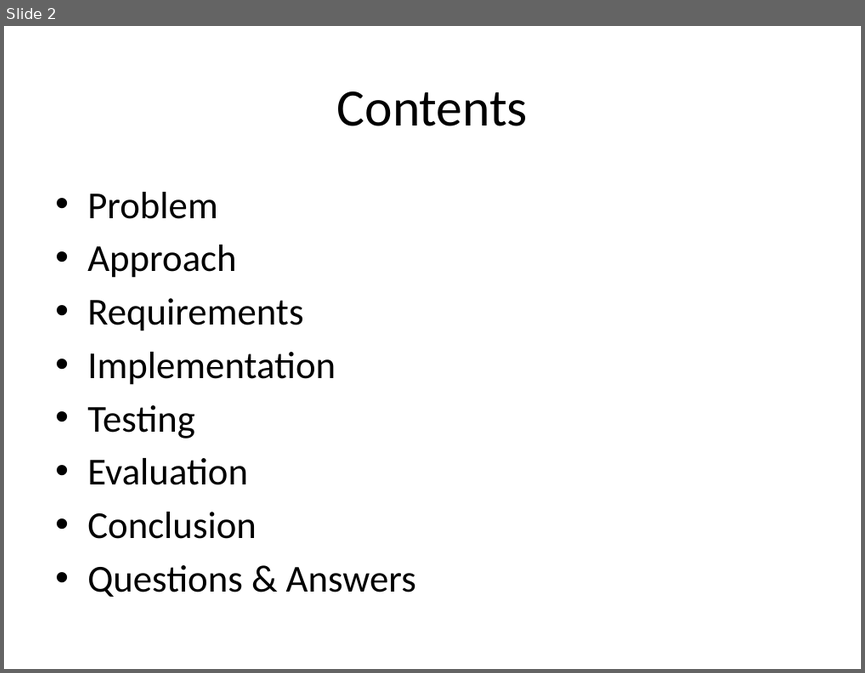
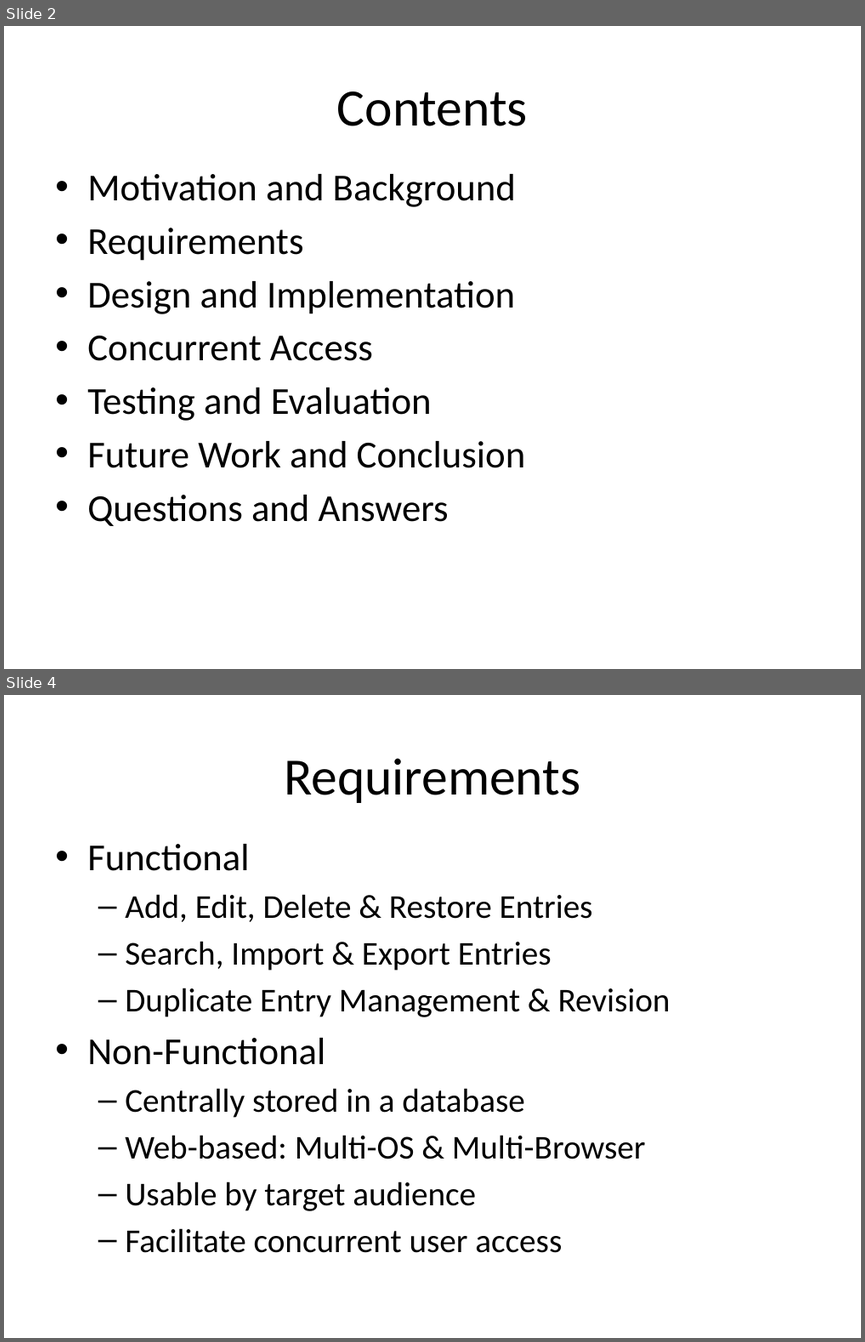
Before and after one commit to johnnyfoe/bibman, a slide deck: Documents/Presentation/Presentation.pptx. Shown one above the other, each under a label of ours: slide 2 before the commit, slides 2 and 4 after it; the slides between them are not shown. The pictures are 865x673 and 865x1342 pixels, drawn with LibreOffice and Linux fonts; fonts in the diff are those of the drawing; background and template pictures are left out. Boxes give left, top, right and bottom in pixels: in the first picture for what was removed or moved away, otherwise in the second. Text is boxed around its words. In the diff, an @@ line names an element or a change of style, - is before the commit and + after.

```diff
--- a/Documents/Presentation/Presentation.pptx
+++ b/Documents/Presentation/Presentation.pptx
@@ slide 4 added at bbox=[4, 695, 861, 1338], background picture (left out) @@
@@ title added at bbox=[284, 758, 580, 803], 44 pt, text #000000 @@
+Requirements
@@ text added at bbox=[87, 844, 670, 1253], 28 pt, text #000000 @@
+• Functional
+  – Add, Edit, Delete & Restore Entries
+  – Search, Import & Export Entries
+  – Duplicate Entry Management & Revision
+• Non-Functional
+  – Centrally stored in a database
+  – Web-based: Multi-OS & Multi-Browser
+  – Usable by target audience
+  – Facilitate concurrent user access
@@ slide 2 changed as well @@
@@ text "Motivation and Background": place and size @@
-text "Motivation and Background" at bbox=[87, 192, 416, 596]
+text "Motivation and Background" at bbox=[87, 174, 526, 526]
@@ text at bbox=[87, 174, 516, 207]: text changed @@
-• Problem
-• Approach
+• Motivation and Background
@@ text at bbox=[87, 281, 526, 526]: text changed @@
-• Implementation
-• Testing
-• Evaluation
-• Conclusion
-• Questions & Answers
+• Design and Implementation
+• Concurrent Access
+• Testing and Evaluation
+• Future Work and Conclusion
+• Questions and Answers
```
Also in this commit, not shown: 1 other slide changed, 10 other slides added.
